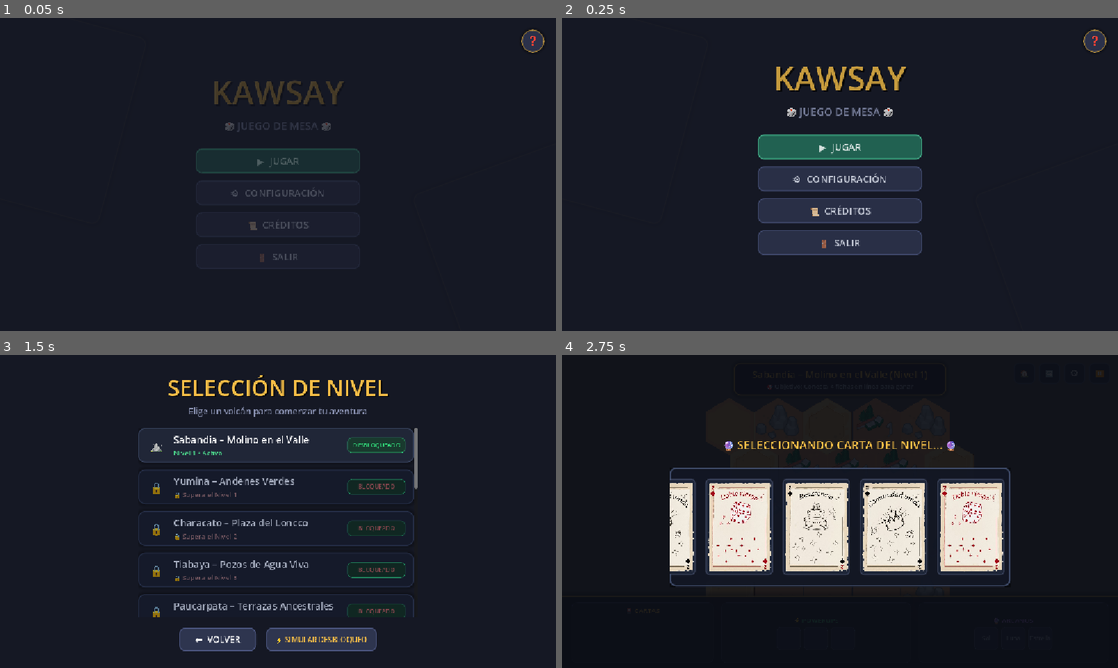
Above: before the commit, frames 1-4 (two rows, left to right).
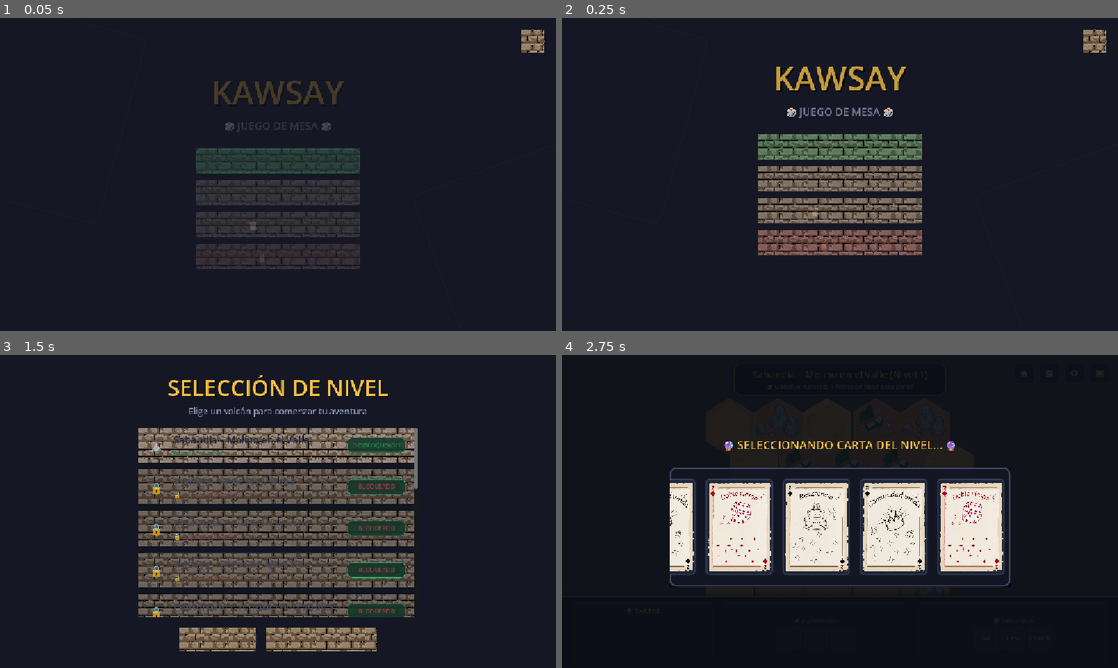
Above: after the commit, the same moments.

Repository: dev1d123/Kawsay
Game: Godot game, scene res://Scene/MenuPrincipal/main_menu.tscn
The game is run twice, just before and just after one commit, with the same random seed, the same clock (stepped at 60 frames per second) and the same inputs.
Inputs (mouse positions are in pixels of both pictures, inside the frame that each line leads up to):
- Up to frame 1 (0.05 s): no input
- Up to frame 2 (0.25 s): no input
- Up to frame 3 (1.5 s): click "▶ JUGAR" at 0.5 s; click "❓" at 1.25 s
- Up to frame 4 (2.75 s): click (840, 445) at 2 s

The runs differ from the first frame. In frame 1, 3.5% of the frame differs, in the area x 35-98%, y 3-81%; in frame 2, 9.8%; in frame 3, 26%, in the area x 24-75%, y 23-95%; in frame 4, nothing differs.

Commit message:
feat: tile set ui

Diff:
--- a/kawsay/Scripts/Level/LevelCardItem.gd
+++ b/kawsay/Scripts/Level/LevelCardItem.gd
@@ -22,25 +22,56 @@
 
 	name_label.text = level_name
 
+	# Aplicar tiling de sillar.png escalado para repetirse MÚLTIPLES VECES
+	var tex = load("res://Sprites/Prueba/sillar.png")
+	var sillar_rect: TextureRect = get_node_or_null("SillarBG")
+	if tex:
+		if not sillar_rect:
+			sillar_rect = TextureRect.new()
+			sillar_rect.name = "SillarBG"
+			sillar_rect.mouse_filter = Control.MOUSE_FILTER_IGNORE
+			sillar_rect.texture = tex
+			sillar_rect.stretch_mode = TextureRect.STRETCH_TILE
+			sillar_rect.expand_mode = TextureRect.EXPAND_IGNORE_SIZE
+			add_child(sillar_rect)
+			move_child(sillar_rect, 0)
+
+		var tile_scale = 0.06
+		sillar_rect.scale = Vector2(tile_scale, tile_scale)
+
+		var update_size = func():
+			if is_instance_valid(self) and is_instance_valid(sillar_rect):
+				sillar_rect.size = size / tile_scale
+
+		update_size.call()
+		if not resized.is_connected(update_size):
+			resized.connect(update_size)
+
 	if is_unlocked:
 		modulate = Color(1.0, 1.0, 1.0, 1.0)
+		if sillar_rect:
+			sillar_rect.self_modulate = Color(0.90, 0.92, 0.96, 0.98)
 		var icon_str = "⛰️"
 		if level_num > 10:
 			icon_str = "🔥"
 		elif level_num > 5:
 			icon_str = "🌋"
 		icon_label.text = icon_str
+		name_label.add_theme_color_override("font_color", Color(0.12, 0.15, 0.24, 1.0))
 		badge_label.text = "DESBLOQUEADO"
-		badge_label.add_theme_color_override("font_color", Color(0.2, 0.9, 0.5, 1.0))
+		badge_label.add_theme_color_override("font_color", Color(0.1, 0.55, 0.3, 1.0))
 		sub_label.text = "Nivel %d • Activo" % level_num
-		sub_label.add_theme_color_override("font_color", Color(0.3, 0.85, 0.55, 1.0))
+		sub_label.add_theme_color_override("font_color", Color(0.15, 0.5, 0.35, 1.0))
 	else:
-		modulate = Color(0.65, 0.68, 0.75, 0.6)
+		modulate = Color(0.9, 0.9, 0.9, 0.8)
+		if sillar_rect:
+			sillar_rect.self_modulate = Color(0.78, 0.80, 0.84, 0.9)
 		icon_label.text = "🔒"
+		name_label.add_theme_color_override("font_color", Color(0.3, 0.32, 0.38, 1.0))
 		badge_label.text = "BLOQUEADO"
-		badge_label.add_theme_color_override("font_color", Color(0.8, 0.4, 0.4, 1.0))
+		badge_label.add_theme_color_override("font_color", Color(0.65, 0.25, 0.25, 1.0))
 		sub_label.text = "🔒 Supera el Nivel %d" % (level_num - 1)
-		sub_label.add_theme_color_override("font_color", Color(0.7, 0.5, 0.5, 1.0))
+		sub_label.add_theme_color_override("font_color", Color(0.5, 0.3, 0.3, 1.0))
 
 func _ready() -> void:
 	pivot_offset = size / 2.0
--- a/kawsay/Scripts/MainMenu.gd
+++ b/kawsay/Scripts/MainMenu.gd
@@ -96,6 +96,9 @@
 	_setup_button_hover_effects(settings_back_button)
 	_setup_button_hover_effects(level_select_back_button)
 
+	# Aplicar texturas con tiling de sillar.png a las opciones del menú
+	_apply_sillar_tiling_styles()
+
 	# Construir tarjetas dinámicas de nivel
 	_build_level_cards()
 
@@ -105,6 +108,78 @@
 	var tween = create_tween().set_parallel(true).set_trans(Tween.TRANS_CUBIC).set_ease(Tween.EASE_OUT)
 	tween.tween_property(main_menu_container, "modulate:a", 1.0, 0.6)
 	tween.tween_property(main_menu_container, "position:y", main_menu_container.position.y - 20, 0.6)
+
+func _apply_sillar_tiling_to_button(btn: Button, tint_normal: Color, tint_hover: Color, text_color: Color = Color(0.12, 0.14, 0.20)) -> void:
+	if not btn:
+		return
+
+	var tex = load("res://Sprites/Prueba/sillar.png")
+	if not tex:
+		return
+
+	var sillar_rect: TextureRect = btn.get_node_or_null("SillarBG")
+	if not sillar_rect:
+		sillar_rect = TextureRect.new()
+		sillar_rect.name = "SillarBG"
+		sillar_rect.mouse_filter = Control.MOUSE_FILTER_IGNORE
+		sillar_rect.texture = tex
+		sillar_rect.stretch_mode = TextureRect.STRETCH_TILE
+		sillar_rect.expand_mode = TextureRect.EXPAND_IGNORE_SIZE
+		btn.add_child(sillar_rect)
+		btn.move_child(sillar_rect, 0)
+
+	# Escala diminuta (0.06) para que los bloques de sillar sean muy pequeños y se repitan decenas de veces
+	var tile_scale = 0.06
+	sillar_rect.scale = Vector2(tile_scale, tile_scale)
+	sillar_rect.self_modulate = tint_normal
+
+	# Colores de texto oscuros para máximo contraste y legibilidad sobre tonos pastel
+	btn.add_theme_color_override("font_color", text_color)
+	btn.add_theme_color_override("font_hover_color", text_color)
+	btn.add_theme_color_override("font_pressed_color", text_color)
+	btn.add_theme_color_override("font_focus_color", text_color)
+
+	var update_size = func():
+		if is_instance_valid(btn) and is_instance_valid(sillar_rect):
+			sillar_rect.size = btn.size / tile_scale
+
+	update_size.call()
+	if not btn.resized.is_connected(update_size):
+		btn.resized.connect(update_size)
+
+	btn.mouse_entered.connect(func():
+		if is_instance_valid(sillar_rect):
+			sillar_rect.self_modulate = tint_hover
+	)
+	btn.mouse_exited.connect(func():
+		if is_instance_valid(sillar_rect):
+			sillar_rect.self_modulate = tint_normal
+	)
+
+func _apply_sillar_tiling_styles() -> void:
+	# Botón JUGAR (Pastel Menta Suave)
+	_apply_sillar_tiling_to_button(
+		play_button,
+		Color(0.68, 0.88, 0.78, 0.98),
+		Color(0.78, 0.95, 0.86, 1.0),
+		Color(0.08, 0.25, 0.18)
+	)
+
+	# Botones Generales (Pastel Crema / Sillar de Arequipa Claro)
+	var norm_color = Color(0.92, 0.90, 0.85, 0.98)
+	var hov_color = Color(0.98, 0.96, 0.92, 1.0)
+	var dark_txt = Color(0.16, 0.16, 0.22)
+
+	for btn in [settings_button, credits_button, help_button, credits_back_button, settings_back_button, level_select_back_button, test_unlock_button]:
+		_apply_sillar_tiling_to_button(btn, norm_color, hov_color, dark_txt)
+
+	# Botón SALIR (Pastel Coral / Rosado Suave)
+	_apply_sillar_tiling_to_button(
+		quit_button,
+		Color(0.94, 0.72, 0.74, 0.98),
+		Color(0.98, 0.82, 0.84, 1.0),
+		Color(0.38, 0.12, 0.15)
+	)
 
 func _build_level_cards() -> void:
 	for child in levels_container.get_children():
Binary file added: kawsay/Sprites/Prueba/sillar.png
Not shown, added: kawsay/Sprites/Prueba/sillar.png.import
